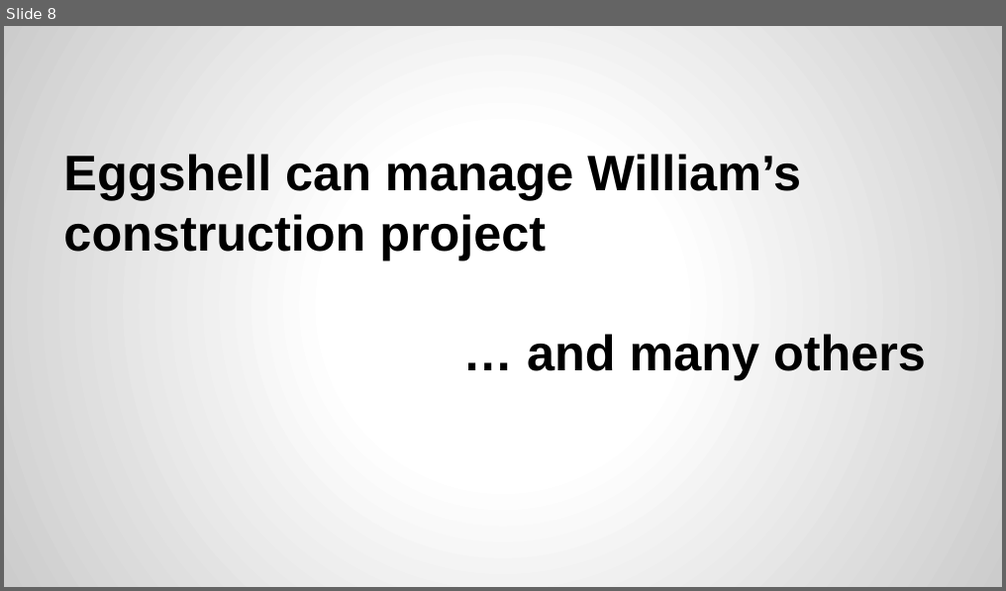
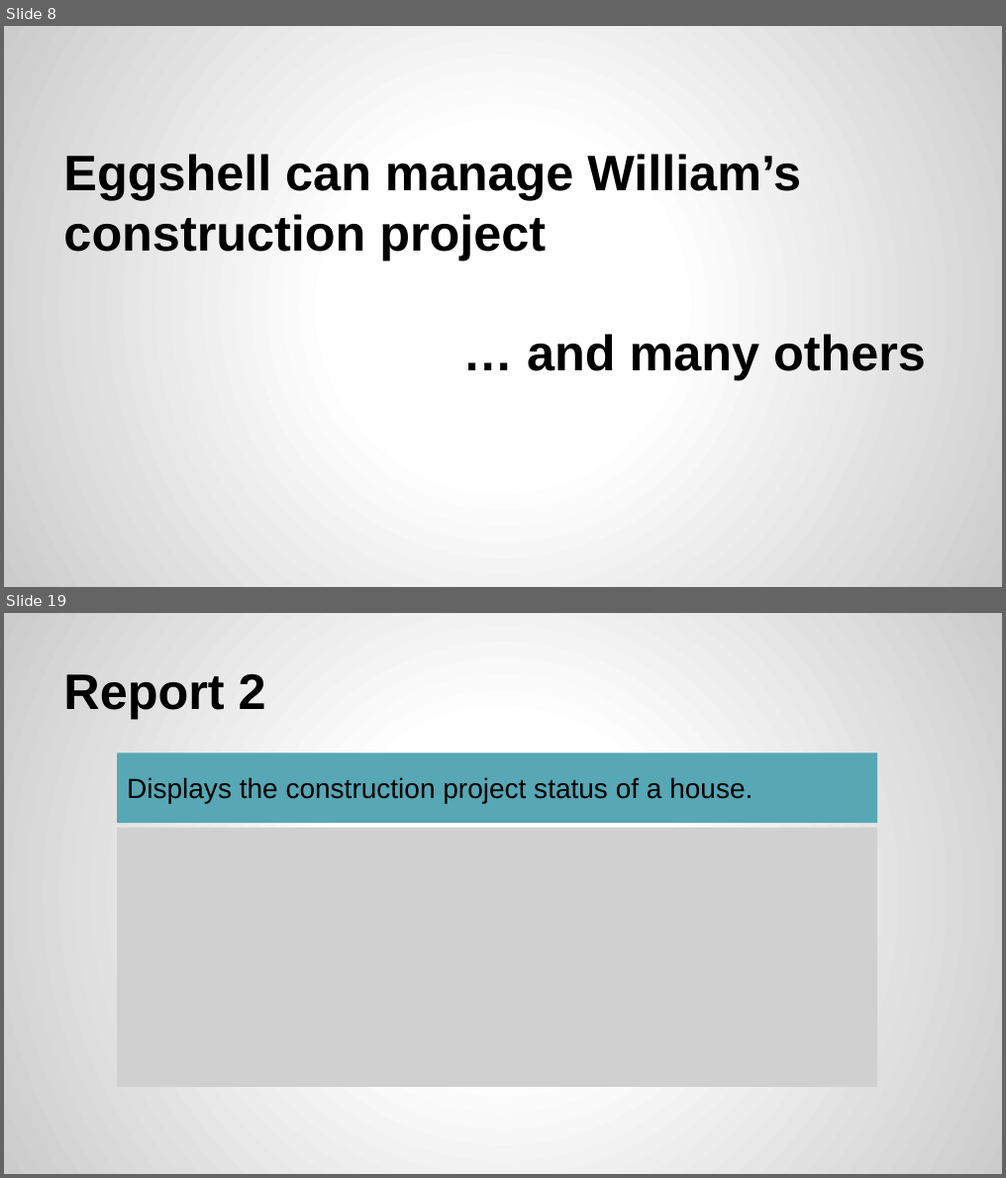
Before and after one commit to XuefengZhai/Database_Project, a slide deck: G3_eggshell/G3_Presentation.pptx. Shown one above the other, each under a label of ours: slide 8 before the commit, slides 8 and 19 after it; the slides between them are not shown. The pictures are 1006x591 and 1006x1178 pixels, drawn with LibreOffice and Linux fonts; fonts in the diff are those of the drawing; grey boxes stand for pictures. Boxes give left, top, right and bottom in pixels: in the first picture for what was removed or moved away, otherwise in the second. Text is boxed around its words. In the diff, an @@ line names an element or a change of style, - is before the commit and + after.

```diff
--- a/G3_eggshell/G3_Presentation.pptx
+++ b/G3_eggshell/G3_Presentation.pptx
@@ slide 19 added at (4, 613, 1002, 1174), background gradient #FFFFFF to #CCCCCC @@
@@ title added at (63, 673, 266, 718), 36 pt, text #000000, bold @@
+Report 2
@@ rectangle added at (117, 753, 877, 823), fill #57A7B5, 20 pt, text #000000 @@
+Displays the construction project status of a house.
@@ picture added at (117, 828, 877, 1087) @@
```
Also in this commit, not shown: 7 slides changed, 7 other slides added, 1 other file.
